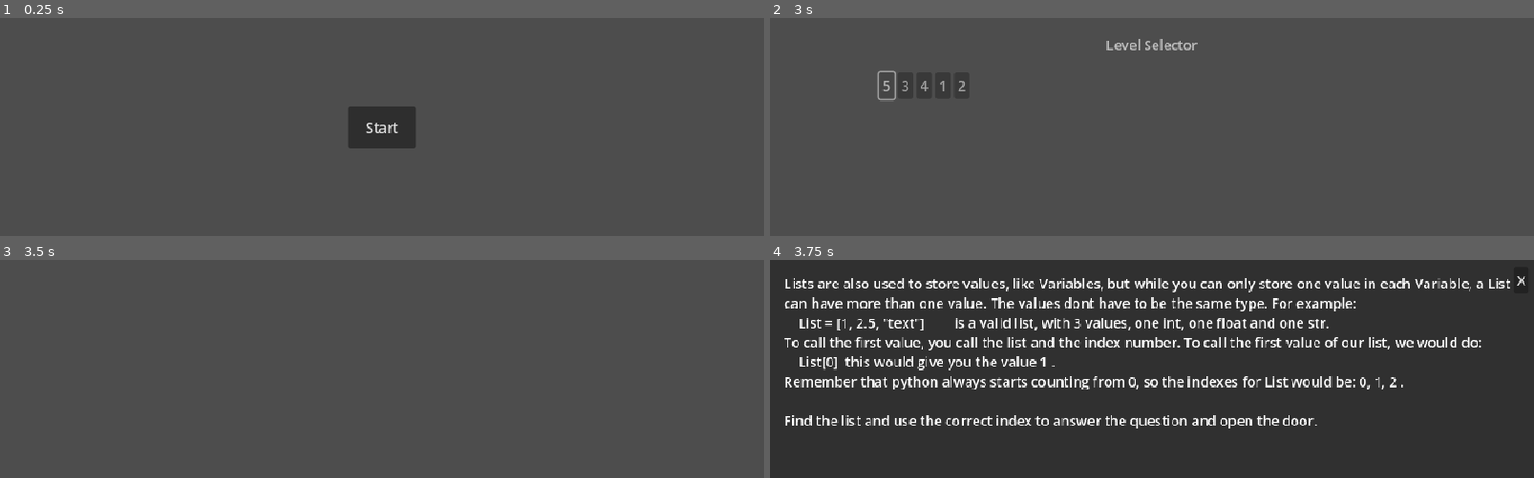
Above: before the commit, frames 1-4 (two rows, left to right).
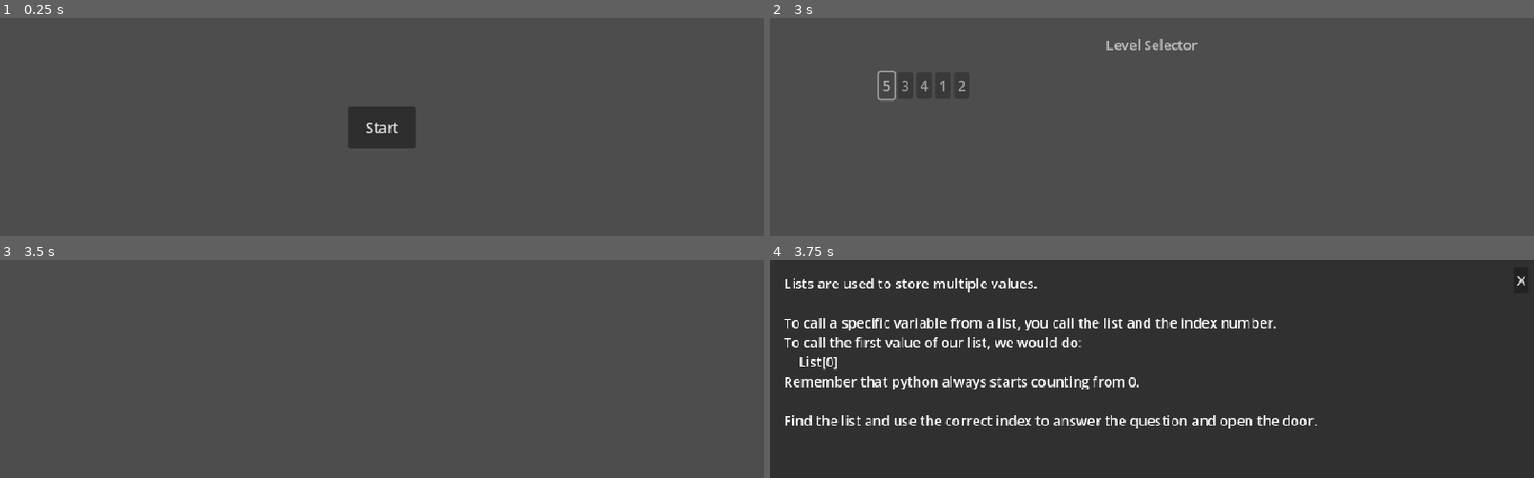
Above: after the commit, the same moments.

Repository: BingloGames/Robot-Bachelor
Game: Godot game, scene res://start_menu.tscn
Same seed, same stepped clock (60 frames per second), same inputs: the game is played once before the commit and once after it.
Inputs (mouse positions are in pixels of both pictures, inside the frame that each line leads up to):
- Up to frame 1 (0.25 s): no input
- Up to frame 2 (3 s): click "Start" at 0.5 s; click "1 Player" at 1.25 s; tap Enter (ui_accept) at 2, 2.27 s; move the mouse to (1320, 116) at 2.02 s; click "5" at 2.75 s
- Up to frame 3 (3.5 s): no input
- Up to frame 4 (3.75 s): tap Enter (ui_accept) at 3.5 s; move the mouse to (999, 379) at 3.52 s

Frames 1-3 are identical in both runs. In frame 4, 8.5% of the frame differs, in the area x 1-97%, y 8-60%.

Commit message:
Text for level 5 is shorter, questions for level 4 and 5 added

Diff:
--- a/robot-project/levels/1 player/Level5.tscn
+++ b/robot-project/levels/1 player/Level5.tscn
@@ -79,6 +79,7 @@
 visible = false
 offset_right = 896.0
 offset_bottom = 256.0
+Answer = "answer ="
 
 [node name="Info pop up" parent="." instance=ExtResource("8_5pfj7")]
 anchors_preset = 10
Not shown, changed: robot-project/Texts/ENG/1 player/Level5.txt
Not shown, changed: robot-project/Texts/ENG/1 player/Question/Level4.txt
Not shown, added: robot-project/Texts/ENG/1 player/Question/Level5.txt
